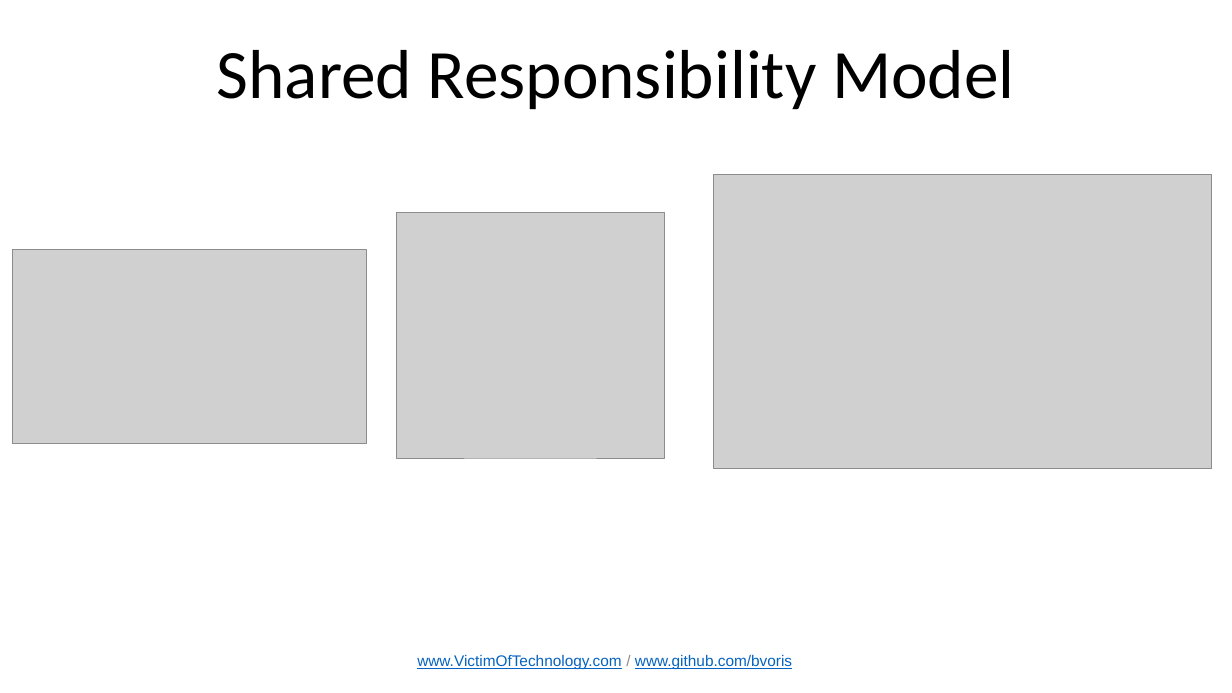
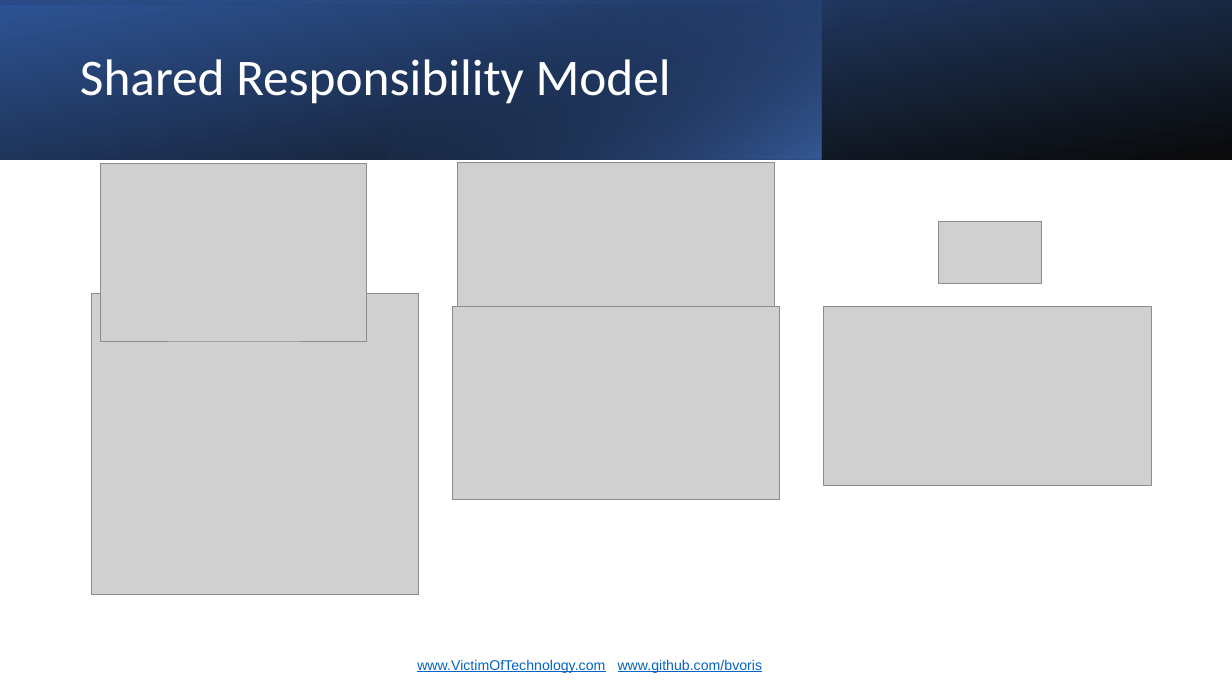
Before and after one commit to bvoris/InfraGardPresentation, a slide deck: slide 4 of InfraGard April Chapter Meeting Cloud Security.pptx. Drawn at 1232x693 pixels with LibreOffice and Linux fonts; fonts in the diff are those of the drawing; grey boxes stand for pictures. Boxes give left, top, right and bottom in pixels: in the first picture for what was removed or moved away, otherwise in the second. Text is boxed around its words. In the diff, an @@ line names an element or a change of style, - is before the commit and + after.

```diff
--- a/InfraGard April Chapter Meeting Cloud Security.pptx
+++ b/InfraGard April Chapter Meeting Cloud Security.pptx
@@ rectangle added at (0, 0, 1232, 159), fill gradient #000000 to #2F5597 @@
@@ rectangle added at (0, 0, 1232, 159), fill gradient #4472C4 to #000000 @@
@@ rectangle added at (386, 0, 822, 159), fill gradient #4472C4 to #203864 @@
@@ title "Shared Responsibility Model": place and size @@
-title "Shared Responsibility Model" at (217, 50, 1014, 110)
+title "Shared Responsibility Model" at (80, 59, 671, 104)
@@ title "Shared Responsibility Model" at (80, 59, 671, 104): size 54 to 40 pt, text colour #000000 to #FFFFFF; alignment centre to left; vertical alignment bottom to middle @@
@@ picture added at (100, 164, 366, 341) @@
@@ picture added at (458, 163, 775, 342) @@
@@ picture removed at (714, 175, 1213, 469) @@
@@ picture removed at (396, 213, 665, 458) @@
@@ picture added at (938, 221, 1042, 283) @@
@@ picture added at (91, 294, 419, 594) @@
@@ picture added at (453, 306, 780, 499) @@
@@ picture: place and size @@
-picture at (12, 250, 367, 444)
+picture at (824, 306, 1152, 485)
@@ text "www.VictimOfTechnology.com / www.github.com/bvoris" at (417, 659, 763, 673): size 12 to 11 pt; text colour #8C8C8C to #FFFFFF in "/"; alignment centre to left; more space between paragraphs @@
```
Also in this commit, not shown: 10 other slides changed.
